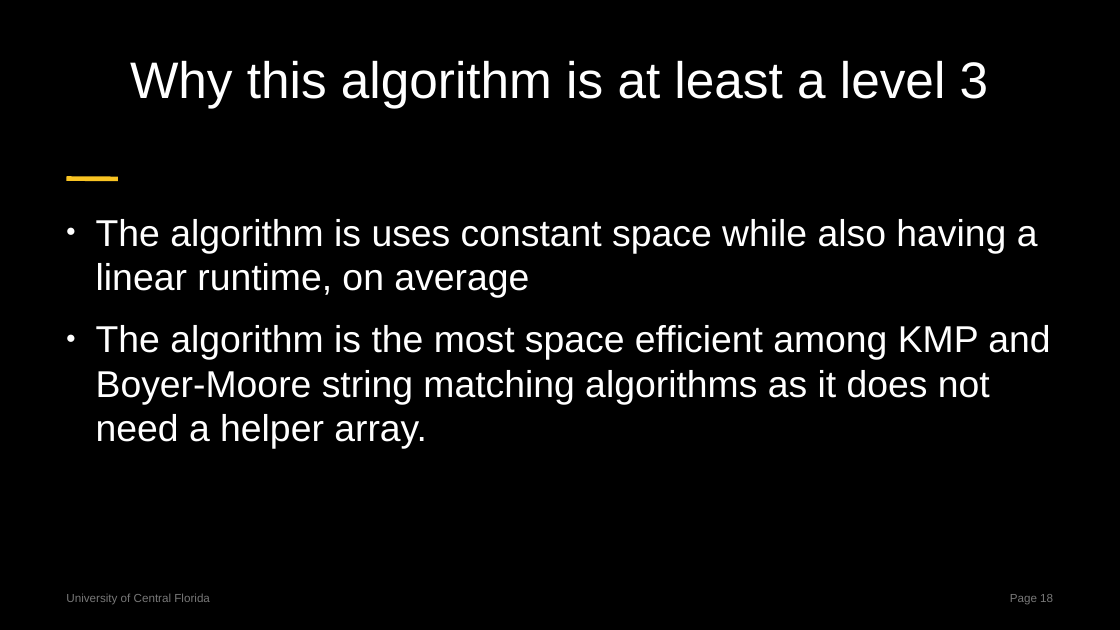
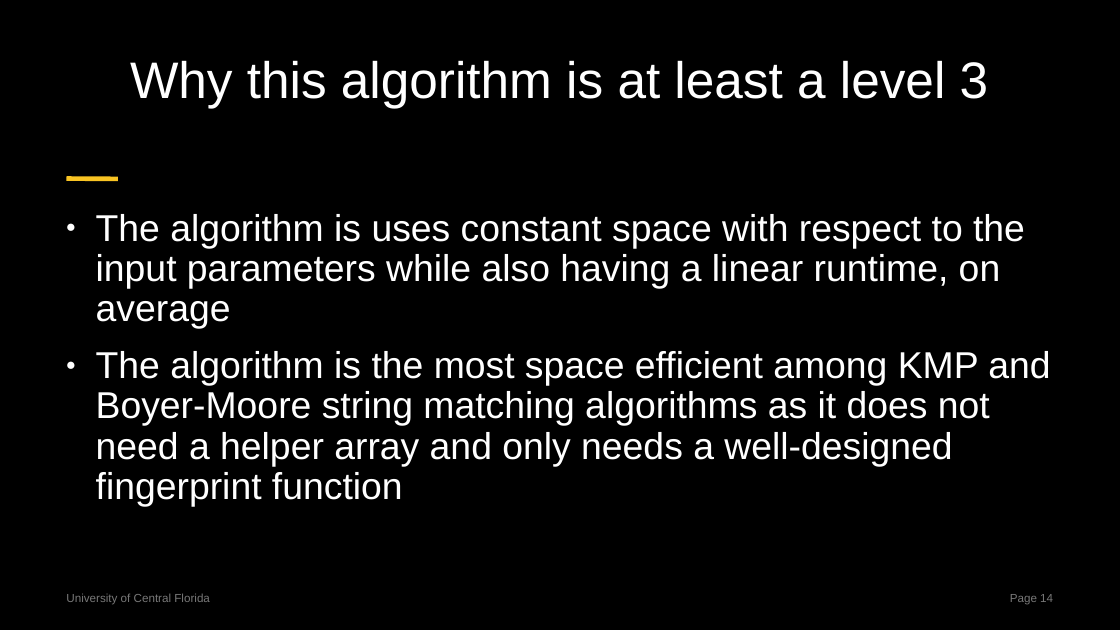
Before and after one commit to centuryhopper/Fall2022CourseContents, a slide deck: slide 14 of CAP6515/paper_presentation_files/rabin-karp-presentation.pptx (slide 18 before the commit). Drawn at 1120x630 pixels with LibreOffice and Linux fonts; fonts in the diff are those of the drawing. Boxes give left, top, right and bottom in pixels: in the first picture for what was removed or moved away, otherwise in the second. Text is boxed around its words. In the diff, an @@ line names an element or a change of style, - is before the commit and + after.

```diff
--- a/CAP6515/paper_presentation_files/rabin-karp-presentation.pptx
+++ b/CAP6515/paper_presentation_files/rabin-karp-presentation.pptx
@@ text at [96, 214, 1050, 507]: text changed @@
-● The algorithm is uses constant space while also having a linear runtime, on average
-● The algorithm is the most space efficient among KMP and Boyer-Moore string matching algorithms as it does not need a helper array.
+● The algorithm is uses constant space with respect to the input parameters while also having a linear runtime, on average
+● The algorithm is the most space efficient among KMP and Boyer-Moore string matching algorithms as it does not need a helper array and only needs a well-designed fingerprint function
@@ page number at [1010, 594, 1053, 605]: text changed @@
-Page 18
+Page 14
```
Also in this commit, not shown: 8 other slides changed, 2 slides added, 6 slides removed, 2 other files.
